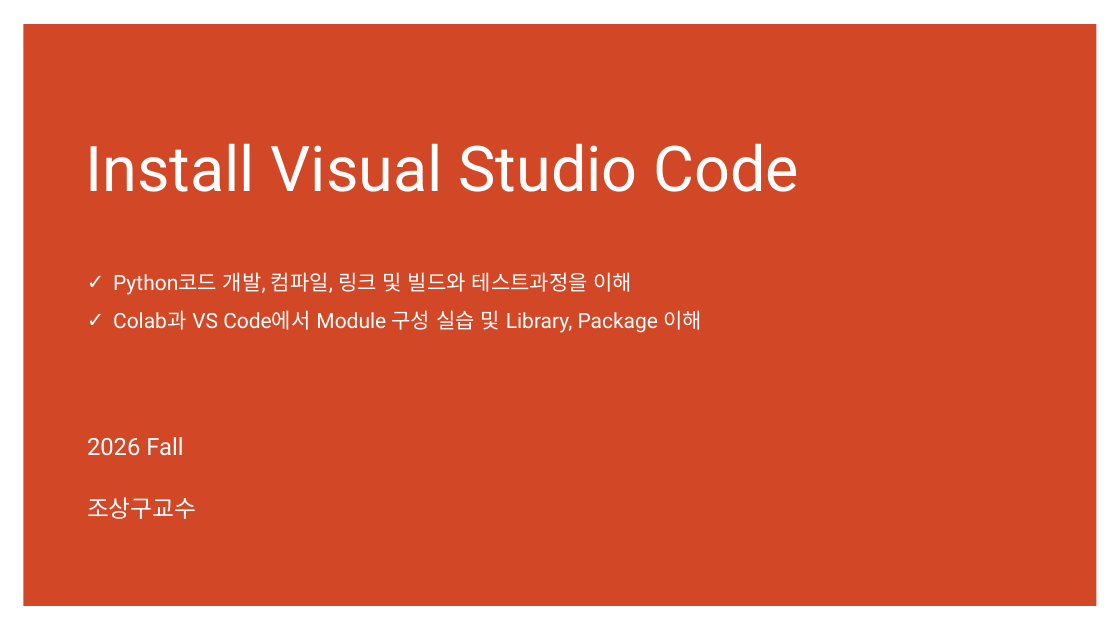
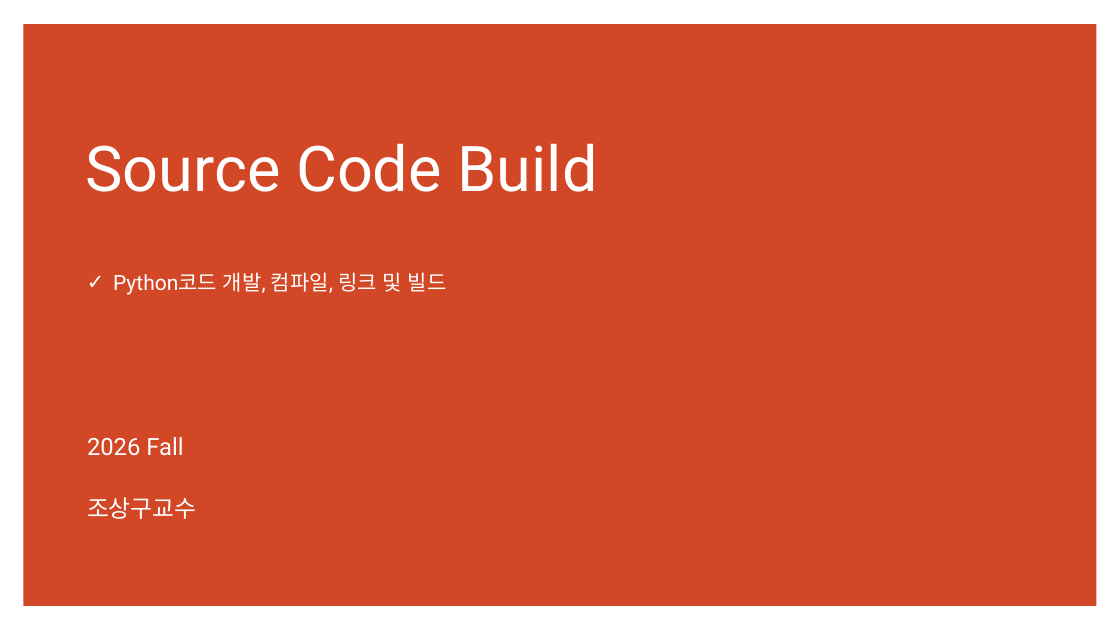
Before and after one commit to ancestor9/2026_Fall_AI-Workflow, a slide deck: slide 6 of PPTs/App Deployment.pptx. Drawn at 1120x630 pixels with LibreOffice and Linux fonts; fonts in the diff are those of the drawing. Boxes give left, top, right and bottom in pixels: in the first picture for what was removed or moved away, otherwise in the second. Text is boxed around its words. In the diff, an @@ line names an element or a change of style, - is before the commit and + after.

```diff
--- a/PPTs/App Deployment.pptx
+++ b/PPTs/App Deployment.pptx
@@ title at [85,143,597,192]: text changed @@
-Install Visual Studio Code
+Source Code Build
@@ text at [113,272,447,295]: text changed @@
-✓ Python코드 개발, 컴파일, 링크 및 빌드와 테스트과정을 이해
-✓ Colab과 VS Code에서 Module 구성 실습 및 Library, Package 이해
+✓ Python코드 개발, 컴파일, 링크 및 빌드
```
Also in this commit, not shown: 13 other slides changed, 30 slides added, 1 slide removed.
